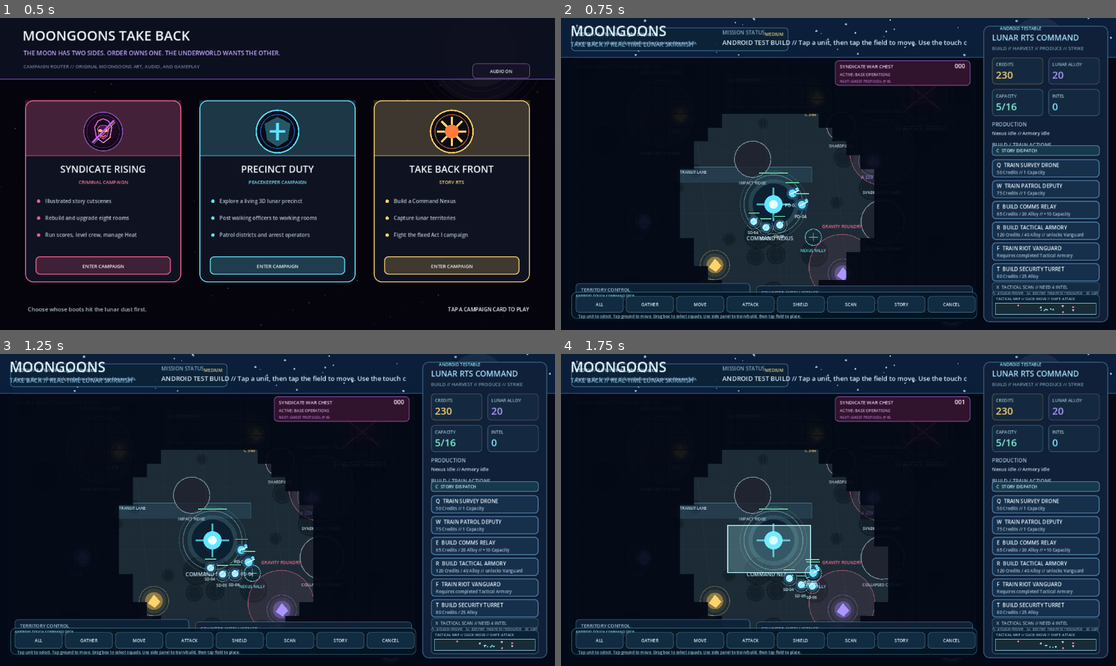
Above: before the commit, frames 1-4 (two rows, left to right).
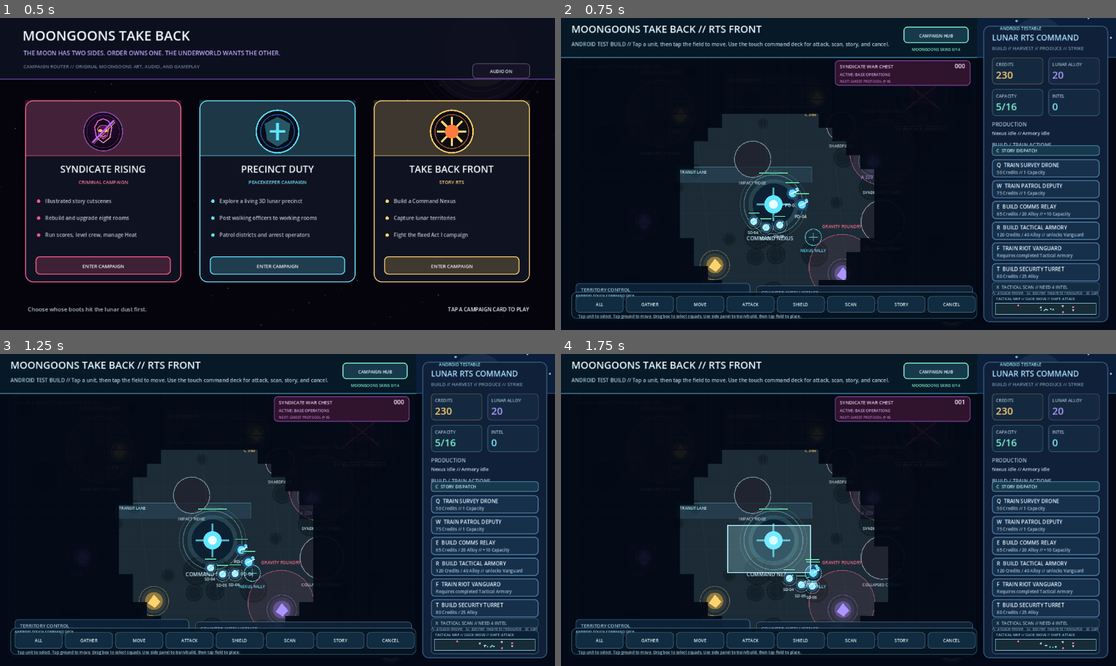
Above: after the commit, the same moments.

Repository: POTD725/MoonGoons-Take-Back
Game: Godot game, scene res://scenes/CampaignRouter.tscn
Same seed, same stepped clock (60 frames per second), same inputs: the game is played once before the commit and once after it.
Inputs (mouse positions are in pixels of both pictures, inside the frame that each line leads up to):
- Up to frame 1 (0.5 s): no input
- Up to frame 2 (0.75 s): tap Enter at 0.5 s; move the mouse to (960, 158) at 0.52 s; hold D from 0.53 s (still down); tap Q at 0.6 s; click (960, 158) at 0.67 s
- Up to frame 3 (1.25 s): keep holding D
- Up to frame 4 (1.75 s): release D at 1.25 s; drag from (727, 525) to (810, 572) at 1.27 s

Frame 1 is identical in both runs. In frame 2, 3.0% of the frame differs, in the area x 0-75%, y 0-13%; in frame 3, 3.0%; in frame 4, 3.0%.

Commit message:
Attach production art overlay to RTS scene

Diff:
--- a/scenes/Main.tscn
+++ b/scenes/Main.tscn
@@ -1,6 +1,11 @@
-[gd_scene load_steps=2 format=3]
+[gd_scene load_steps=3 format=3]
 
 [ext_resource type="Script" path="res://scripts/moongoons_rts_android_testbed.gd" id="1_game"]
+[ext_resource type="Script" path="res://scripts/rts_visual_overlay.gd" id="2_overlay"]
 
 [node name="MoonGoonsTakeBack" type="Node2D"]
 script = ExtResource("1_game")
+
+[node name="ProductionArtOverlay" type="Node2D" parent="."]
+z_index = 100
+script = ExtResource("2_overlay")
